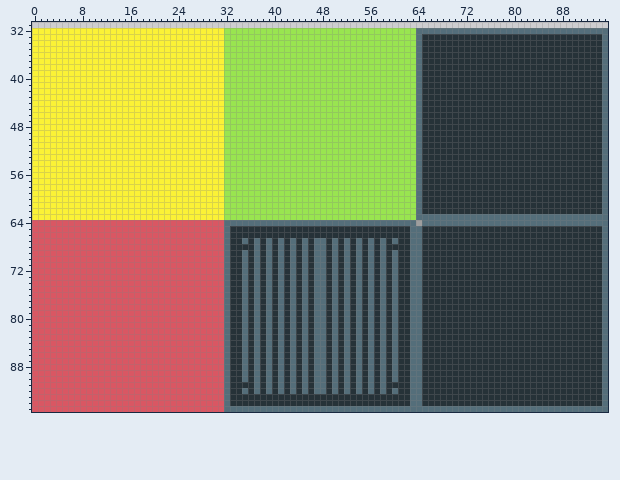
File history of a pixel-art file, Assets/AnimationImporter-master/tiles/tile_grill.ase. The picture above was drawn from the file before the commit.
96x96 pixels, 1 frame. Shown: x 0..95, y 31..95.
After the commit:
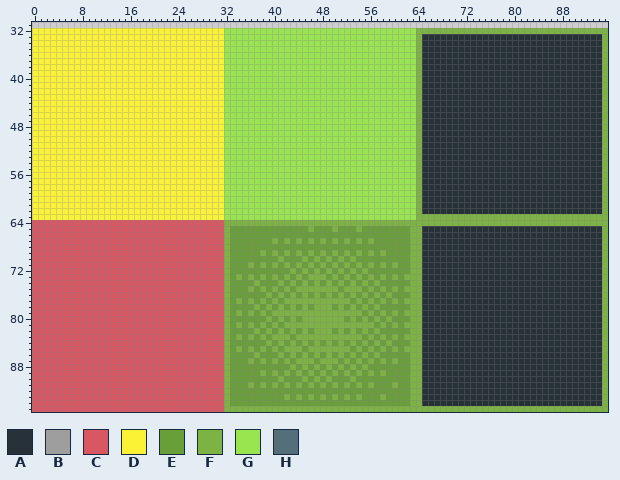
Palette (. is transparent): A #263238  B #9e9e9e  C #d95763  D #fbf236  E #689f38  F #7cb342  G #99e550  H #546e7a
Change:
Changed rows in their new state; - is an unchanged pixel.
first column x 32:
32 --------------------------------FFFFFFFFFFFFFFFFFFFFFFFFFFFFFFFF
33 --------------------------------F------------------------------F
34 --------------------------------F------------------------------F
35 --------------------------------F------------------------------F
36 --------------------------------F------------------------------F
37 --------------------------------F------------------------------F
38 --------------------------------F------------------------------F
39 --------------------------------F------------------------------F
40 --------------------------------F------------------------------F
41 --------------------------------F------------------------------F
42 --------------------------------F------------------------------F
43 --------------------------------F------------------------------F
44 --------------------------------F------------------------------F
45 --------------------------------F------------------------------F
46 --------------------------------F------------------------------F
47 --------------------------------F------------------------------F
48 --------------------------------F------------------------------F
49 --------------------------------F------------------------------F
50 --------------------------------F------------------------------F
51 --------------------------------F------------------------------F
52 --------------------------------F------------------------------F
53 --------------------------------F------------------------------F
54 --------------------------------F------------------------------F
55 --------------------------------F------------------------------F
56 --------------------------------F------------------------------F
57 --------------------------------F------------------------------F
58 --------------------------------F------------------------------F
59 --------------------------------F------------------------------F
60 --------------------------------F------------------------------F
61 --------------------------------F------------------------------F
62 --------------------------------F------------------------------F
63 --------------------------------FFFFFFFFFFFFFFFFFFFFFFFFFFFFFFFF
64 FFFFFFFFFFFFFFFFFFFFFFFFFFFFFFFFFFFFFFFFFFFFFFFFFFFFFFFFFFFFFFFF
65 FEEEEEEEEEEEEEFEEEFEEEFEEEEEEEEFF------------------------------F
66 FEEEEEEEEEEEEEEEEEEEEEEEEEEEEEEFF------------------------------F
67 FEEEEEEEFEFEFEFEFEFEFEFEFEEEEEEFF------------------------------F
68 FEEEEEEEEEEEEEEEEEEEEEEEEEEEEEEFF------------------------------F
69 FEEEEEFEFEFEFEFEFEFEFEFEFEFEEEEFF------------------------------F
70 FEEEEEEEEFEEEFEFEFEFEFEEEEEEEEEFF------------------------------F
71 FEEEFEFEFEFEFEFEFEFEFEFEFEFEFEEFF------------------------------F
72 FEEEEEEEEEEFEFEFEFEFEFEFEEEEEEEFF------------------------------F
73 FEFEFEFEFEFEFEFFFEFEFEFEFEFEFEFFF------------------------------F
74 FEEEEFEEEFEFEFEFEFEFEFEFEFEEEEEFF------------------------------F
75 FEEEFEFEFEFEFFFFFFFEFFFEFEFEFEFFF------------------------------F
76 FEEEEEEFEFEFEFEFEFEFEFEFEFEFEEEFF------------------------------F
77 FEFEFEFEFEFFFFFFFFFFFEFEFEFEFEFFF------------------------------F
78 FEEEEFEFEFEFEFEFFFEFEFEFEFEEEEEFF------------------------------F
79 FEFEFEFEFFFFFFFFFFFFFFFEFEFEFEFFF------------------------------F
80 FEEEEEEFEFEFEFFFFFFFEFEFEFEFEEEFF------------------------------F
81 FEFEFEFEFEFFFFFFFFFFFFFFFEFEFEFFF------------------------------F
82 FEEEEFEFEFEFEFEFFFEFEFEFEFEEEEEFF------------------------------F
83 FEFEFEFEFFFEFFFFFFFFFFFEFEFEFEFFF------------------------------F
84 FEEEEEEFEFEFEFEFEFEFEFEFEFEFEEEFF------------------------------F
85 FEFEFEFEFEFFFEFFFFFFFEFEFEFEFEFFF------------------------------F
86 FEEEEFEEEFEFEFEFEFEFEFEFEFEEEEEFF------------------------------F
87 FEEEFEFEFEFEFFFEFFFEFEFEFEFEFEEFF------------------------------F
88 FEEEEEEEEEEFEFEFEFEFEFEFEEEEEEEFF------------------------------F
89 FEEEEEFEFEFEFEFEFEFEFEFEFEFEEEEFF------------------------------F
90 FEEEEEEEEFEEEFEFEFEEEFEEEEEEEEEFF------------------------------F
91 FEEEFEFEFEFEFEFEFEFEFEFEFEEEFEEFF------------------------------F
92 FEEEEEEEEEEEEEEEEEEEEEEEEEEEEEEFF------------------------------F
93 FEEEEEEEEEFEFEFEFEFEFEFEEEFEEEEFF------------------------------F
94 FEEEEEEEEEEEEEEEEEEEEEEEEEEEEEEFF------------------------------F
95 FFFFFFFFFFFFFFFFFFFFFFFFFFFFFFFFFFFFFFFFFFFFFFFFFFFFFFFFFFFFFFFF
